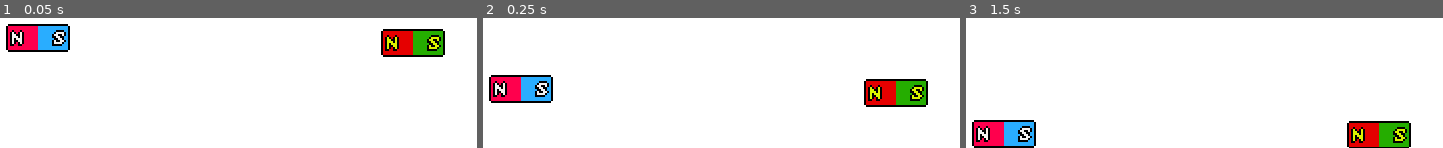
Above: before the commit, frames 1-3 (left to right).
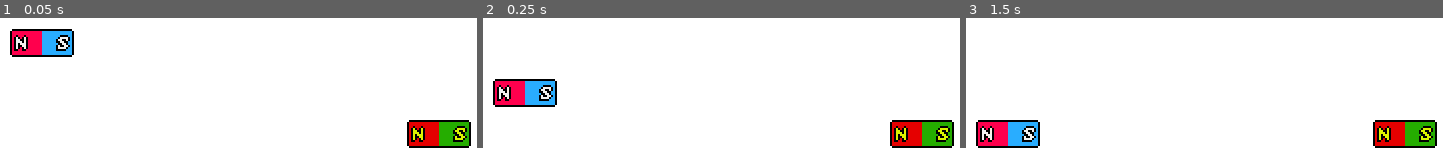
Above: after the commit, the same moments.

Repository: dyerjos/GMTK-2021
Game: Godot game, scene res://Main.tscn
Same seed, same stepped clock (60 frames per second), same inputs: the game is played once before the commit and once after it.
Inputs (mouse positions are in pixels of both pictures, inside the frame that each line leads up to):
- Up to frame 1 (0.05 s): no input
- Up to frame 2 (0.25 s): no input
- Up to frame 3 (1.5 s): move the mouse to (outside the picture) at 0.52 s; tap Enter at 1.25 s; move the mouse to (outside the picture) at 1.27 s

The runs differ from the first frame. In frame 1, 8.2% of the frame differs, in the area x 1-99%, y 4-100%; in frame 2, 8.1%; in frame 3, 4.9%.

Commit message:
physics struggles

Diff:
--- a/Main.tscn
+++ b/Main.tscn
@@ -54,10 +54,10 @@
 [node name="World" type="Node2D" parent="."]
 
 [node name="Player" parent="." instance=ExtResource( 4 )]
-position = Vector2( 88.5546, 183.915 )
+position = Vector2( 90.6414, 186.002 )
 
 [node name="Player2" parent="." instance=ExtResource( 4 )]
-position = Vector2( 275.986, 186.028 )
+position = Vector2( 288.971, 231.474 )
 player_id = 2
 
 [node name="ScreenBoundary" type="StaticBody2D" parent="."]
@@ -129,3 +129,5 @@
 text = "Two Player"
 
 [node name="Player2Position" type="Position2D" parent="StartScreen"]
+
+[editable path="Player2"]
--- a/Players/Player.tscn
+++ b/Players/Player.tscn
@@ -10,19 +10,9 @@
 extents = Vector2( 12, 7 )
 
 [node name="Player" type="KinematicBody2D"]
-position = Vector2( 82.4093, 210.033 )
 script = ExtResource( 2 )
 __meta__ = {
 "_edit_group_": true
-}
-
-[node name="PlaceholderSprite" type="ColorRect" parent="."]
-visible = false
-margin_right = 40.0
-margin_bottom = 40.0
-color = Color( 0.729412, 0.172549, 0.172549, 1 )
-__meta__ = {
-"_edit_use_anchors_": false
 }
 
 [node name="Sprite" type="Sprite" parent="."]
@@ -30,7 +20,6 @@
 
 [node name="BodyCollision" type="CollisionShape2D" parent="."]
 visible = false
-position = Vector2( 0, -0.181976 )
 shape = SubResource( 1 )
 
 [node name="Label" type="Label" parent="."]
@@ -42,6 +31,7 @@
 }
 
 [node name="SouthPole" type="Area2D" parent="."]
+visible = false
 position = Vector2( -3.306, 0.0225067 )
 
 [node name="CollisionShape2D" type="CollisionShape2D" parent="SouthPole"]
@@ -49,6 +39,7 @@
 shape = SubResource( 2 )
 
 [node name="NorthPole" type="Area2D" parent="."]
+visible = false
 position = Vector2( -0.922081, 0.539764 )
 
 [node name="CollisionShape2D" type="CollisionShape2D" parent="NorthPole"]
@@ -59,5 +50,47 @@
 wait_time = 0.2
 one_shot = true
 
+[node name="NorthAdjacentPosition" type="ReferenceRect" parent="."]
+visible = false
+margin_left = -48.8483
+margin_top = -6.61716
+margin_right = -16.8483
+margin_bottom = 7.38284
+border_width = 1.2
+__meta__ = {
+"_edit_use_anchors_": false
+}
+
+[node name="SouthAdjacentPosition" type="ReferenceRect" parent="."]
+visible = false
+margin_left = 17.1811
+margin_top = -7.236
+margin_right = 49.1811
+margin_bottom = 6.764
+border_color = Color( 0, 0.647059, 1, 1 )
+border_width = 1.2
+__meta__ = {
+"_edit_use_anchors_": false
+}
+
+[node name="NorthJoint" type="DampedSpringJoint2D" parent="."]
+visible = false
+position = Vector2( -19.178, 0.433411 )
+rotation = 1.5708
+node_a = NodePath("..")
+node_b = NodePath("../NorthStaticBody")
+length = 12.0
+rest_length = 11.0
+
+[node name="SouthJoint" type="DampedSpringJoint2D" parent="."]
+visible = false
+position = Vector2( 18.9613, 0.866821 )
+rotation = -1.5708
+node_a = NodePath("..")
+node_b = NodePath("../SouthStaticBody")
+length = 11.0
+rest_length = 7.0
+stiffness = 25.6
+
 [connection signal="area_entered" from="SouthPole" to="." method="_on_SouthPole_area_entered"]
 [connection signal="area_entered" from="NorthPole" to="." method="_on_NorthPole_area_entered"]
--- a/Scripts/GameManager.gd
+++ b/Scripts/GameManager.gd
@@ -2,7 +2,7 @@
 
 var total_players = 0
 var current_player_count = 0
-var EndGame = load('res://Levels/EndGame.tscn')
+#var EndGame = load('res://Levels/EndGame.tscn')
 var time = 0
 
 #func _ready():
--- a/Scripts/Player.gd
+++ b/Scripts/Player.gd
@@ -11,15 +11,29 @@
 export (int) var MAX_SLOPE_ANGLE = 46
 export (String) var greenColor = "e5ff00" # player 2 color
 
+#enum {
+#	MOVE,
+#	PUSH_PULL
+#}
+
+#var state = MOVE
 var motion = Vector2.ZERO
 var snap_vector = Vector2.ZERO
 var direction = 1 # left = -1, right = 1
 var is_rotating = false
 var just_jumped = false
 var double_jump = true
-var is_magnetized = false
+var is_magnetized = true
+var is_connected = false
+var carried_by = null
+var is_carrying = false
+var target = null
 
 onready var jumpTimer = $JumpTimer
+onready var northJoint = $NorthJoint
+onready var southJoint = $SouthJoint
+onready var northStaticBody = $NorthStaticBody
+onready var southStaticBody = $SouthStaticBody
 
 func _ready() -> void:
 	if player_id == 2:
@@ -27,6 +41,9 @@
 
 func _physics_process(delta):
 	just_jumped = false
+
+#	match state:
+#		MOVE:
 	var input_vector = get_input_vector()
 	apply_horizontal_force(input_vector, delta)
 	apply_friction(input_vector)
@@ -36,6 +53,9 @@
 #	update_animations(input_vector) # TODO: delete this?
 	move()
 	apply_polarity()
+
+#		PUSH_PULL:
+#			move()
 
 func get_input_vector():
 	var input_vector = Vector2.ZERO
@@ -79,7 +99,7 @@
 		motion.y += GRAVITY * delta
 		motion.y = min(motion.y, JUMP_FORCE)
 
-func update_animations(input_vector):
+#func update_animations(input_vector):
 #	print('updating animations')
 #	var facing = sign(get_local_mouse_position().x)
 #	if facing != 0:
@@ -94,7 +114,7 @@
 #
 #	if not is_on_floor():
 #		spriteAnimator.play("Jump")
-	pass
+#	pass
 
 func move():
 	var was_in_air = not is_on_floor()
@@ -123,8 +143,48 @@
 	var degree_rate = 5
 	self.rotation_degrees += degree_rate * direction
 
-func _on_NorthPole_area_entered(area: Area2D) -> void:
-	pass # Replace with function body.
+func _on_NorthPole_area_entered(area: Area2D):
+	print(player_id)
+	if "NorthPole" in area.name and is_magnetized:
+		# repel
+#		var other_player = area.get_parent()
+#		var other_players_northAdjacentPosition = other_player.get_node("NorthAdjacentPosition").rect_position
+		is_connected = false
+		print("repel")
+	if "SouthPole" in area.name and is_magnetized:
+		# opposites attract
+		var other_player = area.get_parent()
 
-func _on_SouthPole_area_entered(area: Area2D) -> void:
-	pass # Replace with function body.
+		northJoint.node_b = other_player.get_node("SouthStaticBody")
+
+#		var attaching_to = other_player.get_node("SouthAdjacentPosition")
+##		var other_player_global = other_player.global_position
+#		var other_players_southAdjacentPosition = other_player.get_node("SouthAdjacentPosition").rect_position
+##		print('south global pos %s' % other_players_southAdjacentPosition )
+##		print('my position is %s' % self.position)
+##		self.global_position = other_player.to_global(other_players_southAdjacentPosition)
+#		print("target: %s" % target)
+#		is_connected = true
+
+		print("attract")
+		print("------------")
+
+func _on_SouthPole_area_entered(area: Area2D):
+	if "NorthPole" in area.name and is_magnetized:
+		var other_player = area.get_parent()
+
+		southJoint.node_b = other_player.get_node("NorthStaticBody")
+
+#		var attaching_to = other_player.get_node("NorthAdjacentPosition")
+##		var other_player_global = other_player.global_position
+#		var other_players_northAdjacentPosition = other_player.get_node("NorthAdjacentPosition").rect_position
+##		print('south global pos %s' % other_players_southAdjacentPosition )
+##		print('my position is %s' % self.position)
+#		self.global_position = other_player.to_global(other_players_northAdjacentPosition)
+#		print("target: %s" % target)
+#		is_connected = true
+
+		print("attract")
+		print("------------")
+	if "SouthPole" in area.name and is_magnetized:
+		pass
